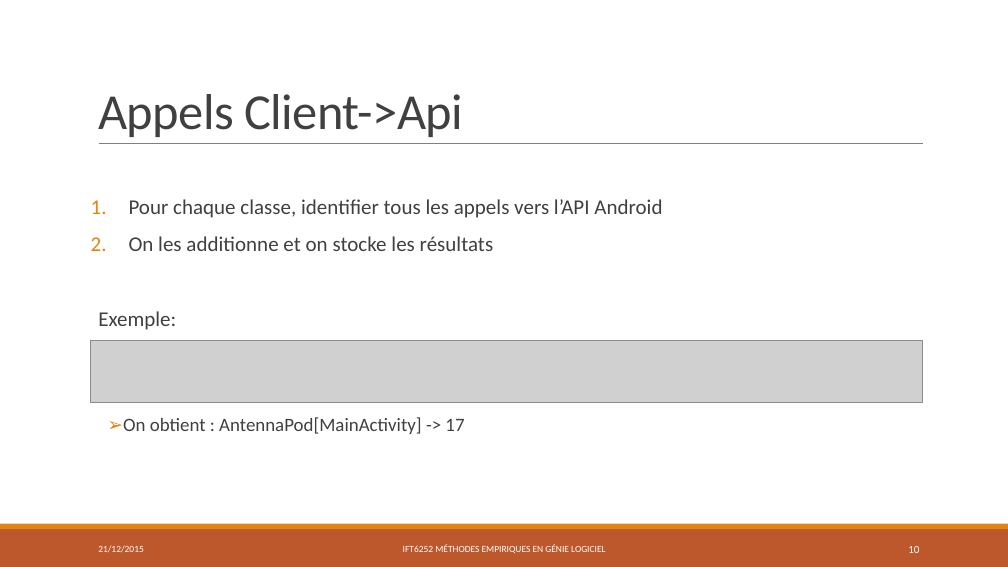
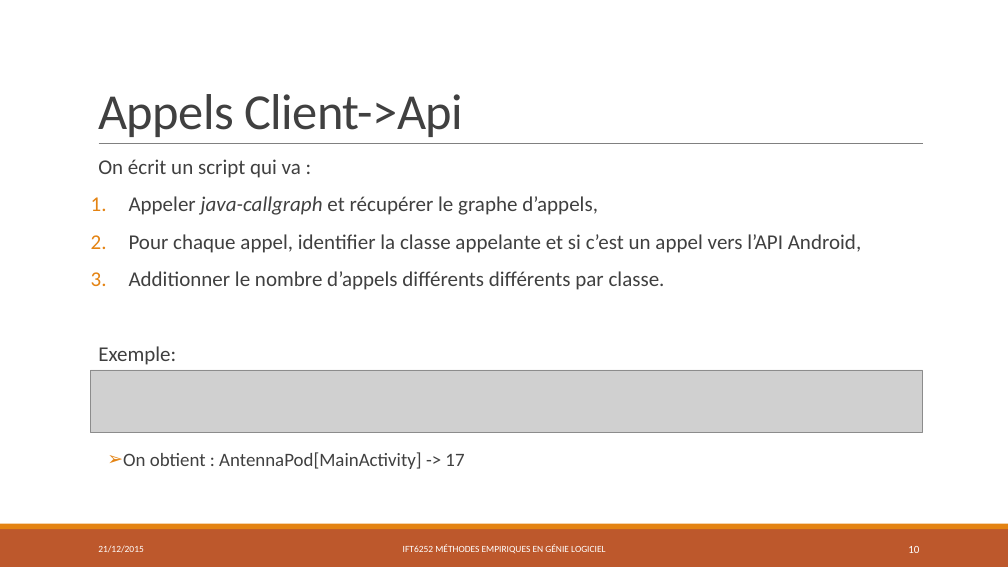
Before and after one commit to PierreGe/Android-defect-study, a slide deck: slide 10 of rapport/presentation/final.pptx. Drawn at 1008x567 pixels with LibreOffice and Linux fonts; fonts in the diff are those of the drawing; grey boxes stand for pictures. Boxes give left, top, right and bottom in pixels: in the first picture for what was removed or moved away, otherwise in the second. Text is boxed around its words. In the diff, an @@ line names an element or a change of style, - is before the commit and + after.

```diff
--- a/rapport/presentation/final.pptx
+++ b/rapport/presentation/final.pptx
@@ text at <box>98,159,861,290</box>: text changed @@
-1. Pour chaque classe, identifier tous les appels vers l’API Android
-2. On les additionne et on stocke les résultats
+  On écrit un script qui va :
+1. Appeler java-callgraph et récupérer le graphe d’appels,
+2. Pour chaque appel, identifier la classe appelante et si c’est un appel vers l’API Android,
+3. Additionner le nombre d’appels différents différents par classe.
@@ picture: place and size @@
-picture at <box>91,340,923,402</box>
+picture at <box>91,370,923,432</box>
```
Also in this commit, not shown: 12 other slides changed, 3 slides added, 1 other file.
